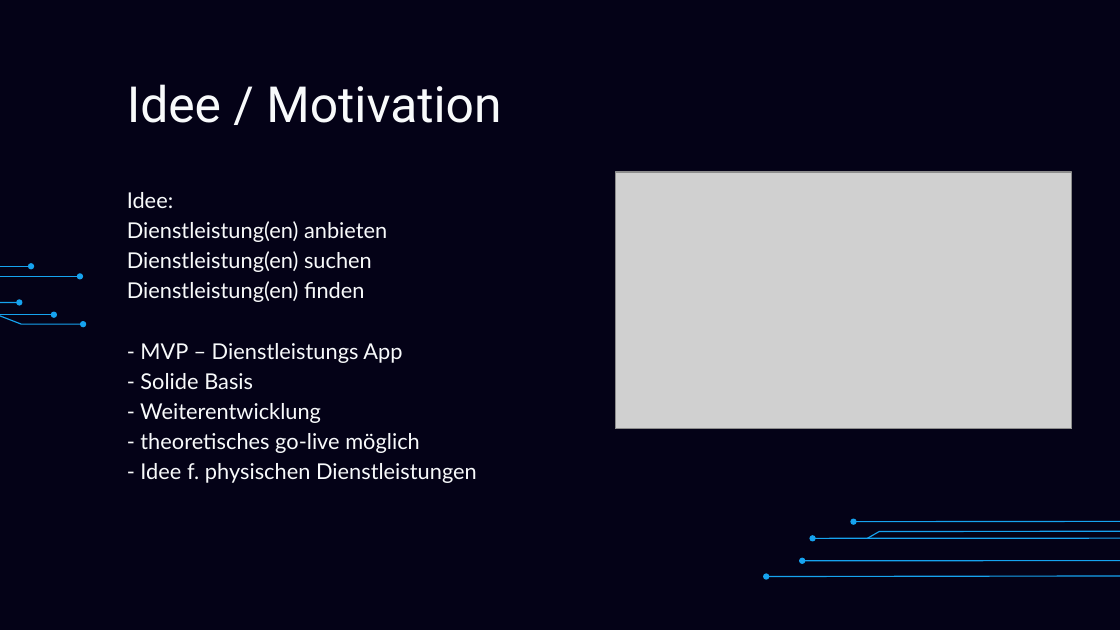
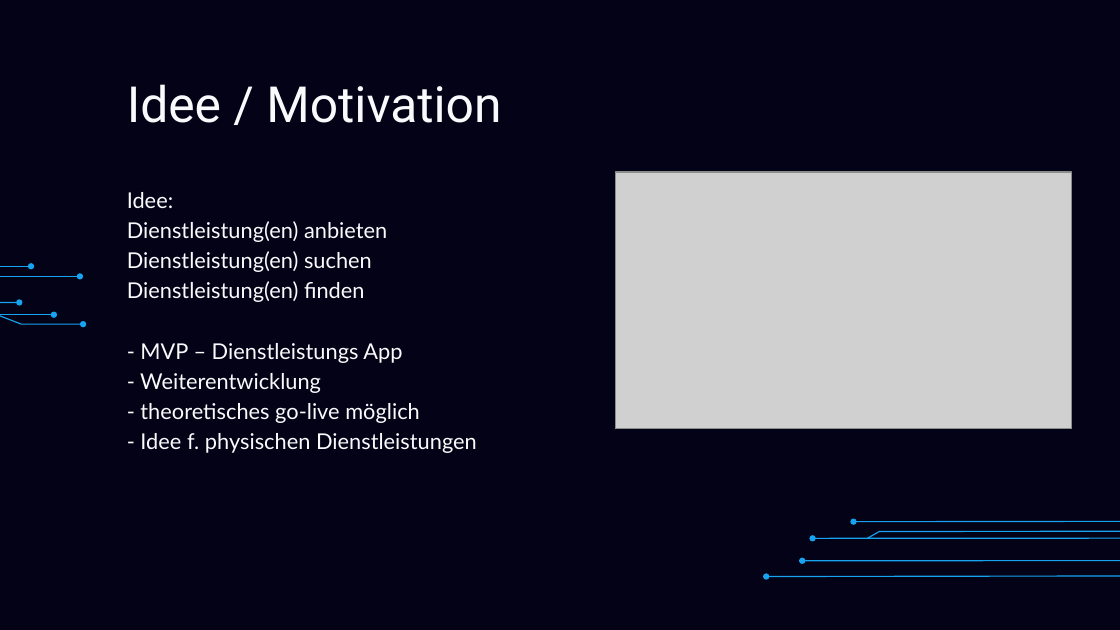
Before and after one commit to kayssmile/SideLink, a slide deck: slide 3 of _Documentation/präsentation.pptx. Drawn at 1120x630 pixels with LibreOffice and Linux fonts; fonts in the diff are those of the drawing; grey boxes stand for pictures; background and template pictures are left out. Boxes give left, top, right and bottom in pixels: in the first picture for what was removed or moved away, otherwise in the second. Text is boxed around its words. In the diff, an @@ line names an element or a change of style, - is before the commit and + after.

```diff
--- a/_Documentation/präsentation.pptx
+++ b/_Documentation/präsentation.pptx
@@ subtitle at (140,373,253,389): paragraph removed @@
-- Solide Basis
```
Also in this commit, not shown: 4 other slides changed, 16 other files.
